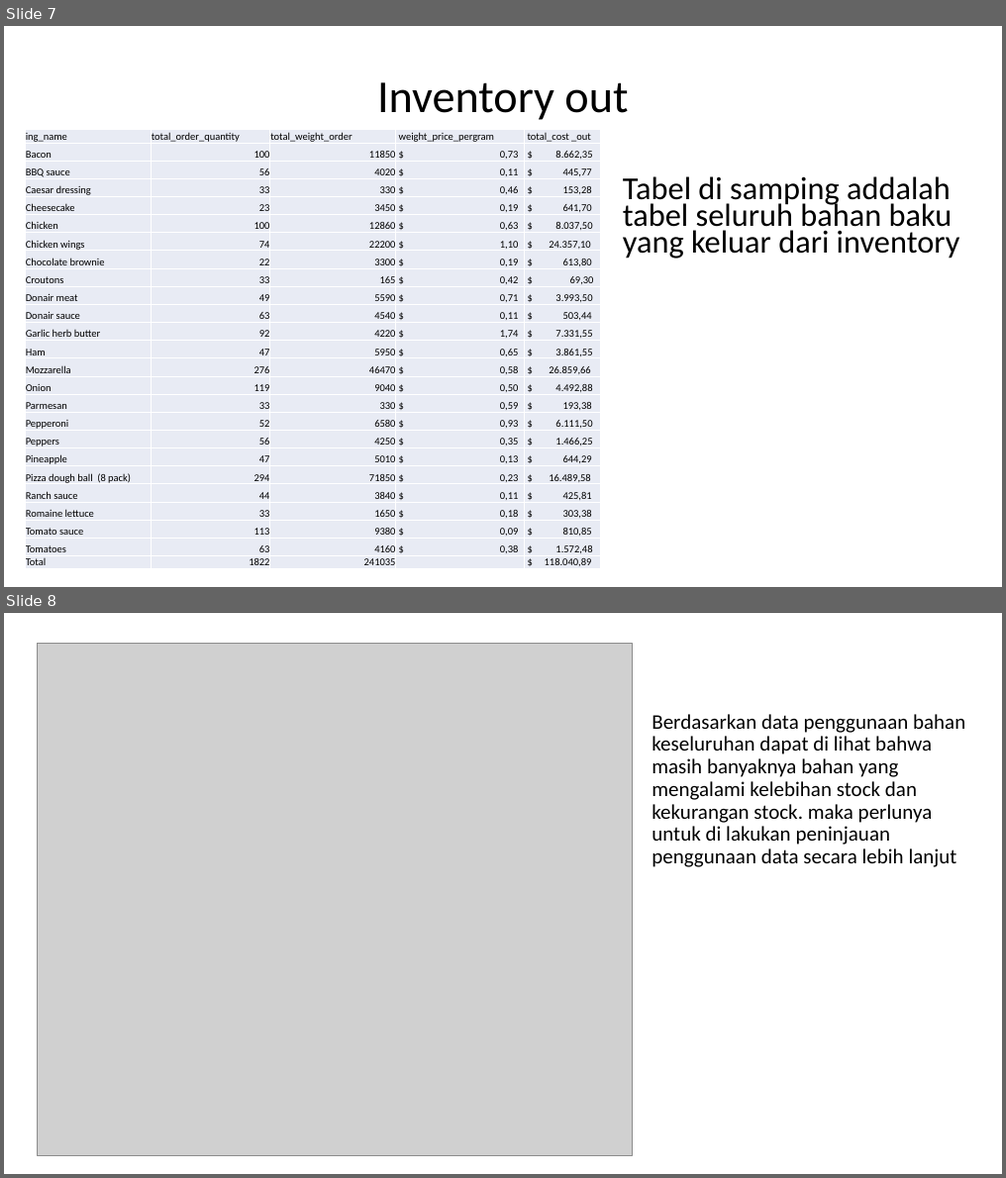
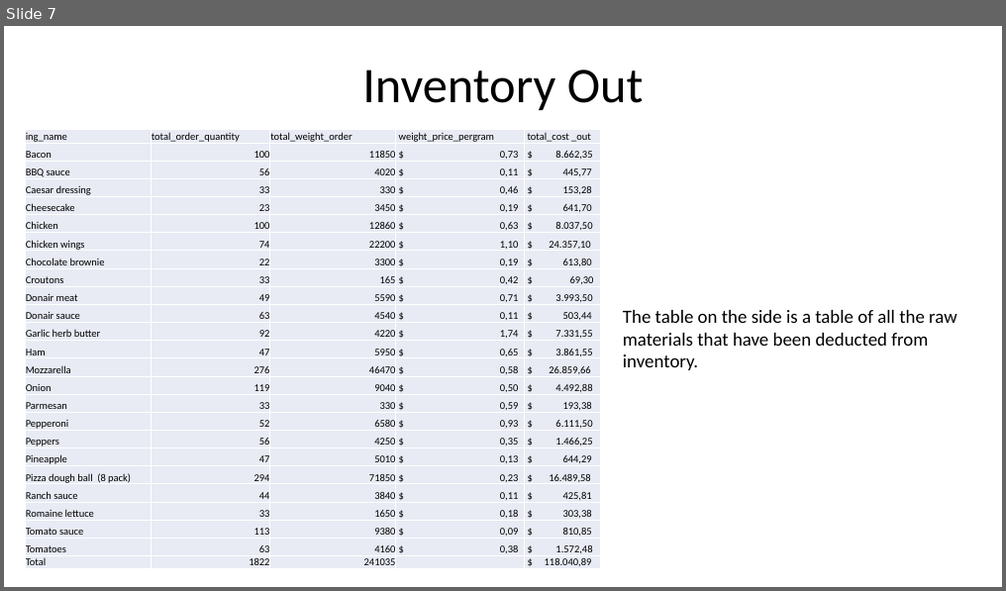
Before and after one commit to Halaholo61/Pizza-king-Stock-Optimization, a slide deck: MANAJEMEN OPTIMASI STOCK PIZZA KING.pptx. Shown one above the other, each under a label of ours: slides 7 and 8 before the commit, slide 7 after it. The pictures are 1006x1178 and 1006x591 pixels, drawn with LibreOffice and Linux fonts; fonts in the diff are those of the drawing; grey boxes stand for pictures. Boxes give left, top, right and bottom in pixels: in the first picture for what was removed or moved away, otherwise in the second. Text is boxed around its words. In the diff, an @@ line names an element or a change of style, - is before the commit and + after.

```diff
--- a/MANAJEMEN OPTIMASI STOCK PIZZA KING.pptx
+++ b/MANAJEMEN OPTIMASI STOCK PIZZA KING.pptx
@@ slide 8 removed at [4,613,1002,1174], background #FFFFFF @@
@@ picture removed at [37,643,632,1156] @@
@@ text removed at [651,714,965,867] @@
-Berdasarkan data penggunaan bahan keseluruhan dapat di lihat bahwa masih banyaknya bahan yang mengalami kelebihan stock dan kekurangan stock. maka perlunya untuk di lakukan peninjauan penggunaan data secara lebih lanjut
@@ slide 7 changed as well @@
@@ title at [362,70,644,110]: text changed; size 44 to 48 pt @@
-Inventory out
+Inventory Out
@@ text at [623,310,957,371]: text changed; size 30.8 to 18 pt @@
-Tabel di samping addalah tabel seluruh bahan baku yang keluar dari inventory
+The table on the side is a table of all the raw materials that have been deducted from inventory.
```
Also in this commit, not shown: 2 other slides changed, 8 slides added, 7 other slides removed, 3 other files.
